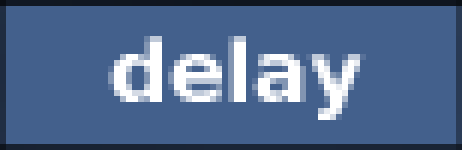
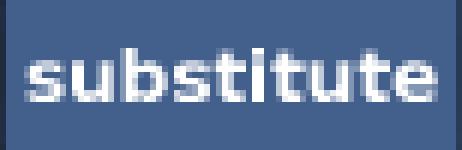
The second 462×150 image is a revision of the first. Changes to its layers:
renamed "load" to "delay", hid it over [108, 36, 366, 120]
added layer "substitute" above "replace (vera 14)" over [24, 48, 438, 102]
painted on "focus" over [0, 0, 462, 150]
hid "active", painted on it over [0, 0, 462, 150]
hid "disabled", painted on it over [0, 0, 462, 150]
hid "normal", painted on it over [0, 0, 462, 150]
hid "selected", painted on it over [0, 0, 462, 150]
